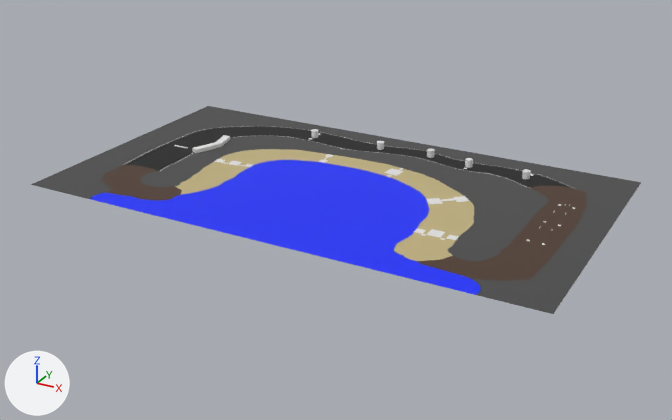
The Blender file models/track_resort.blend as it was, and as the next commit left it.
The view is the same before and after, from a 50 mm lens placed at (109.5, -168.2, 87.4), pointed at (6.7, 18.6, -6.0). The axes (+X, +Y, +Z) are drawn at lower left. The lights are the same throughout. Objects named as collision shapes, trigger or cutter boxes, shadow casters or lower levels of detail are left out.

In view in the first picture: 'solid_rail_smooth', 'track'.
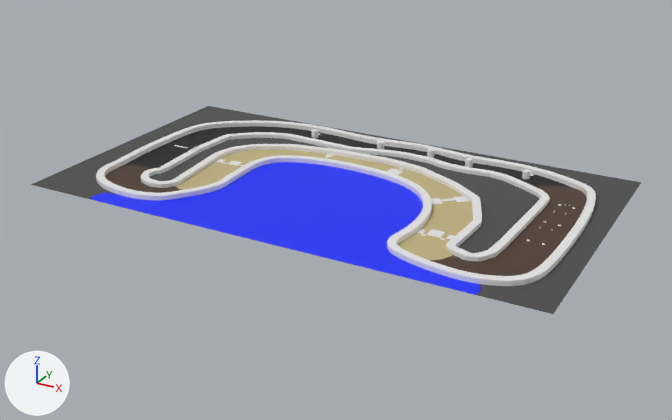
Pixel boxes (x1, y1, x2, y2) of what changed, in the pictures (672 x 420 px):
'solid_rail_smooth.001', added: after (96, 120, 596, 286)
'solid_rail_smooth', reshaped: before (192, 135, 230, 153); after (141, 132, 550, 262)

What changed in the scene script:
```text
Add me_cube:
    me_cube.from_pydata(...)  # a box spanning x -1.0..1.0, y -1.0..1.0, z -1.0..1.0
Change cu_nurbspath:
    remove _sp.points.foreach_set('co', [-38.87, 23.26, 0.0, 1.0, -36.3, 29.4, 0.0, 1.0, -37.8, 35.6, 0.0, 1.0])
    _sp: cu_nurbspath.splines.new('NURBS'); _sp.points.add(2) -> cu_nurbspath.splines.new('NURBS'); _sp.points.add(39)
    add _sp.points.foreach_set('co', [-38.87, 23.26, 0.0, 1.0, -37.84, 36.01, 0.0, 1.0, -32.04, 41.0, 0.0, 1.0, -28.0, 43.18, 0.0, 1.0, -23.39, 44.71, 0.0, 1.0, -13.33, 44.26, 0.0, 1.0, -2.648, 43.46, 0.0, 1.0, 8.328, 46.28, 0.0, 1.0, 13.04, 46.63, 0.0, 1.0, 20.01, 46.27, 0.0, 1.0, 24.8, 44.57, 0.0, 1.0, 31.04, 44.21, 0.0, 1.0, 36.98, 44.75, 0.0, 1.0, 41.58, 44.02, 0.0, 1.0, 45.28, 42.15, 0.0, 1.0, 48.68, 40.33, 0.0, 1.0, 52.09, 38.29, 0.0, 1.0, 54.42, 36.04, 0.0, 1.0, 54.64, 32.55, 0.0, 1.0, 53.88, 6.928, 0.0, 1.0, 53.32, 0.867, 0.0, 1.0, 50.56, -2.696, 0.0, 1.0, 44.58, -0.384, 0.0, 1.0, 45.19, 14.98, 0.0, 1.0, 40.13, 27.02, 0.0, 1.0, 32.1, 33.04, 0.0, 1.0, 20.5, 38.71, 0.0, 1.0, 10.29, 40.55, 0.0, 1.0, -6.819, 39.67, 0.0, 1.0, -17.55, 37.67, 0.0, 1.0, -26.28, 32.95, 0.0, 1.0, -30.29, 28.33, 0.0, 1.0, -31.6, 22.83, 0.0, 1.0, -29.33, 0.402, 0.0, 1.0, -32.48, -2.042, 0.0, 1.0, -36.93, -1.256, 0.0, 1.0, -39.46, 1.973, 0.0, 1.0, -39.11, 5.027, 0.0, 1.0, -37.71, 6.074, 0.0, 1.0, -38.55, 20.05, 0.0, 1.0])
    where _sp = cu_nurbspath.splines.new('NURBS'); _sp.points.add(2)
    add _sp.use_cyclic_u = True
Add cu_nurbspath_001:
    cu_nurbspath_001 = bpy.data.curves.new('NurbsPath.001', 'CURVE')
    cu_nurbspath_001.dimensions = '3D'
    _sp = cu_nurbspath_001.splines.new('NURBS'); _sp.points.add(47)
    _sp.points.foreach_set('co', [-51.52, 4.695, 0.0, 1.0, -52.61, 14.96, 0.0, 1.0, -52.34, 25.53, 0.0, 1.0, -52.08, 33.07, 0.0, 1.0, -51.08, 39.25, 0.0, 1.0, -47.73, 44.07, 0.0, 1.0, -43.12, 47.21, 0.0, 1.0, -35.47, 52.13, 0.0, 1.0, -27.41, 54.23, 0.0, 1.0, -19.66, 54.96, 0.0, 1.0, -11.07, 54.12, 0.0, 1.0, -4.475, 53.39, 0.0, 1.0, 1.913, 53.5, 0.0, 1.0, 10.71, 54.54, 0.0, 1.0, 16.15, 54.75, 0.0, 1.0, 27.15, 52.13, 0.0, 1.0, 37.41, 53.6, 0.0, 1.0, 48.72, 52.55, 0.0, 1.0, 57.94, 47.94, 0.0, 1.0, 61.81, 46.58, 0.0, 1.0, 63.91, 38.73, 0.0, 1.0, 65.27, 25.74, 0.0, 1.0, 64.96, 6.475, 0.0, 1.0, 64.22, -5.882, 0.0, 1.0, 59.3, -8.814, 0.0, 1.0, 52.81, -11.43, 0.0, 1.0, 42.34, -9.757, 0.0, 1.0, 32.39, -7.034, 0.0, 1.0, 31.03, -2.321, 0.0, 1.0, 33.33, 3.124, 0.0, 1.0, 32.81, 16.11, 0.0, 1.0, 25.89, 27.63, 0.0, 1.0, 12.87, 31.75, 0.0, 1.0, 3.818, 32.49, 0.0, 1.0, -7.443, 32.39, 0.0, 1.0, -16.89, 29.11, 0.0, 1.0, -18.86, 25.47, 0.0, 1.0, -20.47, 21.68, 0.0, 1.0, -20.02, 17.04, 0.0, 1.0, -20.09, 12.51, 0.0, 1.0, -19.72, 8.399, 0.0, 1.0, -19.35, 4.291, 0.0, 1.0, -21.88, -0.305, 0.0, 1.0, -24.3, -3.386, 0.0, 1.0, -26.68, -6.971, 0.0, 1.0, -30.72, -9.345, 0.0, 1.0, -41.27, -10.48, 0.0, 1.0, -52.98, -4.367, 0.0, 1.0])
    _sp.order_u = 5
    _sp.order_v = 0
    _sp.use_cyclic_u = True
    _sp.use_endpoint_u = True
    cu_nurbspath_001.use_path = True
    cu_nurbspath_001.fill_mode = 'FULL'
Add ob_solid_rail_smooth_001:
    ob_solid_rail_smooth_001 = bpy.data.objects.new('solid_rail_smooth.001', me_cube)
    ob_solid_rail_smooth_001.location = (1.0, -0.4, 0.2)
    _m = ob_solid_rail_smooth_001.modifiers.new('Array', 'ARRAY')
    _m.fit_type = 'FIT_CURVE'
    _m.curve = ob_outerwalls
    _m = ob_solid_rail_smooth_001.modifiers.new('Curve', 'CURVE')
    _m.object = ob_outerwalls
Add ob_outerwalls:
    ob_outerwalls = bpy.data.objects.new('OuterWalls', cu_nurbspath_001)
    ob_outerwalls.location = (1.008, -0.408, 0.183)
```
